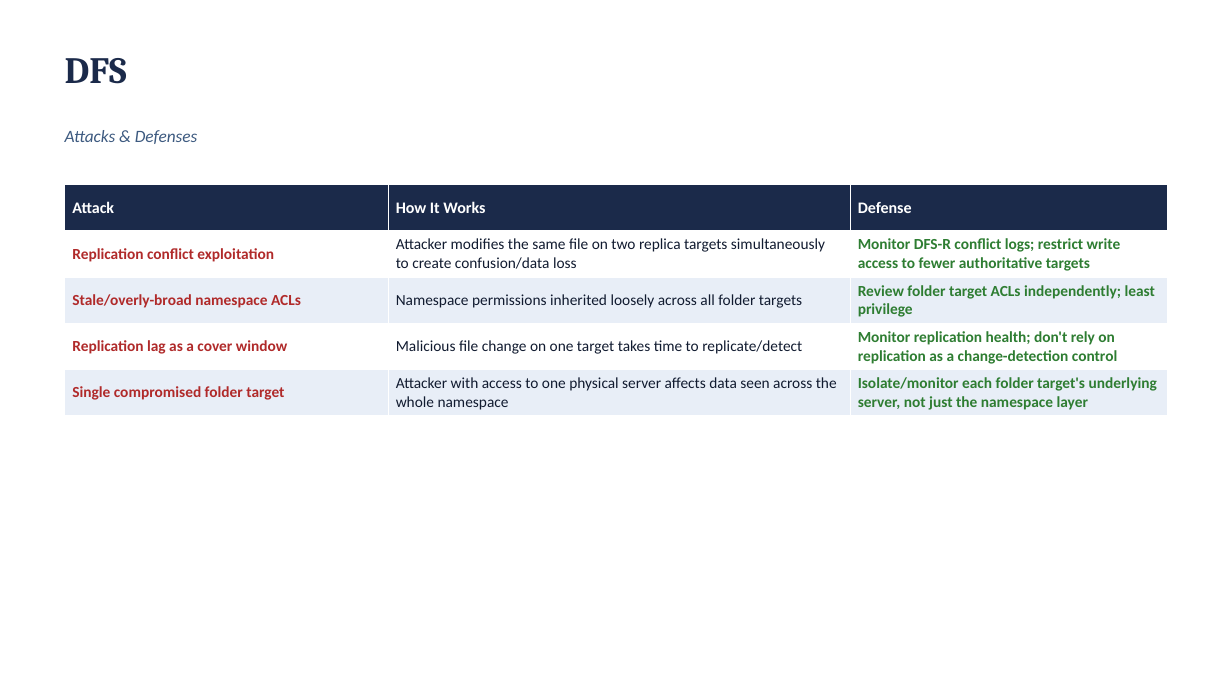
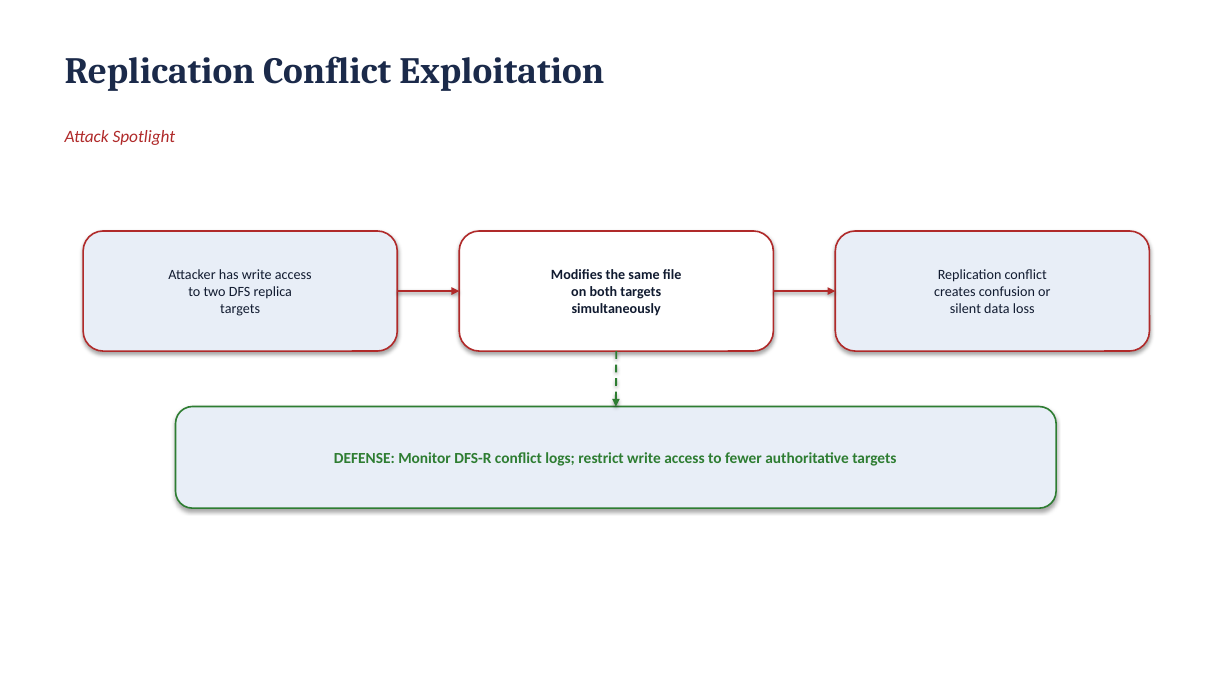
Before and after one commit to BYU-CYBER-444/byu-cyber-444.github.io, a slide deck: slide 63 of lectures/CYBER444_Week03_Windows_Server_Administration.pptx (slide 48 before the commit). Drawn at 1232x693 pixels with LibreOffice and Linux fonts; fonts in the diff are those of the drawing. Boxes give left, top, right and bottom in pixels: in the first picture for what was removed or moved away, otherwise in the second. Text is boxed around its words. In the diff, an @@ line names an element or a change of style, - is before the commit and + after.

```diff
--- a/lectures/CYBER444_Week03_Windows_Server_Administration.pptx
+++ b/lectures/CYBER444_Week03_Windows_Server_Administration.pptx
@@ text at (x1=65, y1=56, x2=604, y2=91): text changed @@
-DFS
+Replication Conflict Exploitation
@@ text at (x1=65, y1=130, x2=175, y2=145): text changed; text colour #3D5A80 to #B02A2A @@
-Attacks & Defenses
+Attack Spotlight
@@ table removed at (x1=65, y1=185, x2=1167, y2=416), 5 rows, 3 columns @@
-Attack | How It Works | Defense
-Replication conflict exploitation | Attacker modifies the same file on two replica targets simultaneously to create confusion/data loss | Monitor DFS-R conflict logs; restrict write access to fewer authoritative targets
-Stale/overly-broad namespace ACLs | Namespace permissions inherited loosely across all folder targets | Review folder target ACLs independently; least privilege
-Replication lag as a cover window | Malicious file change on one target takes time to replicate/detect | Monitor replication health; don't rely on replication as a change-detection control
-Single compromised folder target | Attacker with access to one physical server affects data seen across the whole namespace | Isolate/monitor each folder target's underlying server, not just the namespace layer
@@ rounded rectangle added at (x1=83, y1=231, x2=397, y2=351), fill #E8EEF7, outline #B02A2A 1.25 pt, 11 pt, text #111B30 @@
+Attacker has write access
+to two DFS replica
+targets
@@ rounded rectangle added at (x1=459, y1=231, x2=774, y2=351), fill #FFFFFF, outline #B02A2A 1.25 pt, 11 pt, text #111B30, bold @@
+Modifies the same file
+on both targets
+simultaneously
@@ rounded rectangle added at (x1=836, y1=231, x2=1150, y2=351), fill #E8EEF7, outline #B02A2A 1.25 pt, 11 pt, text #111B30 @@
+Replication conflict
+creates confusion or
+silent data loss
@@ arrow added from (397, 291) to (459, 291), #B02A2A 2 pt @@
@@ arrow added from (774, 291) to (836, 291), #B02A2A 2 pt @@
@@ arrow added from (616, 351) to (616, 407), #2E7D32 1.5 pt dashed @@
@@ rounded rectangle added at (x1=176, y1=407, x2=1056, y2=508), fill #E8EEF7, outline #2E7D32 1.25 pt, 12 pt, text #2E7D32, bold @@
+DEFENSE: Monitor DFS-R conflict logs; restrict write access to fewer authoritative targets
```
Also in this commit, not shown: 1 other slide changed, 38 slides added, 8 slides removed.
